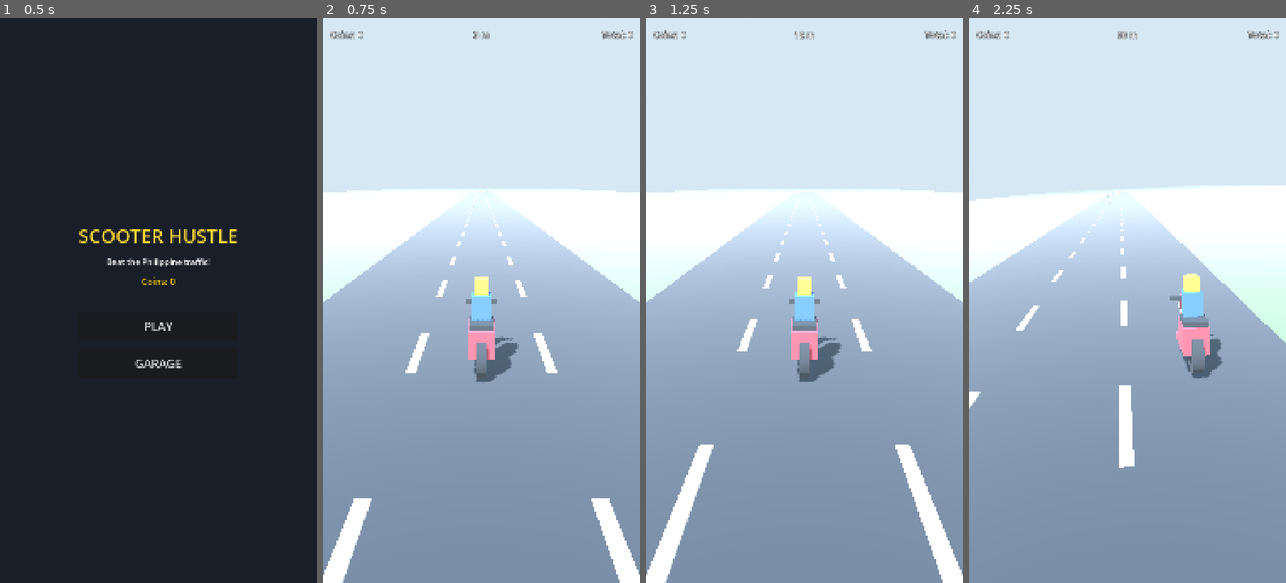
Above: before the commit, frames 1-4 (left to right).
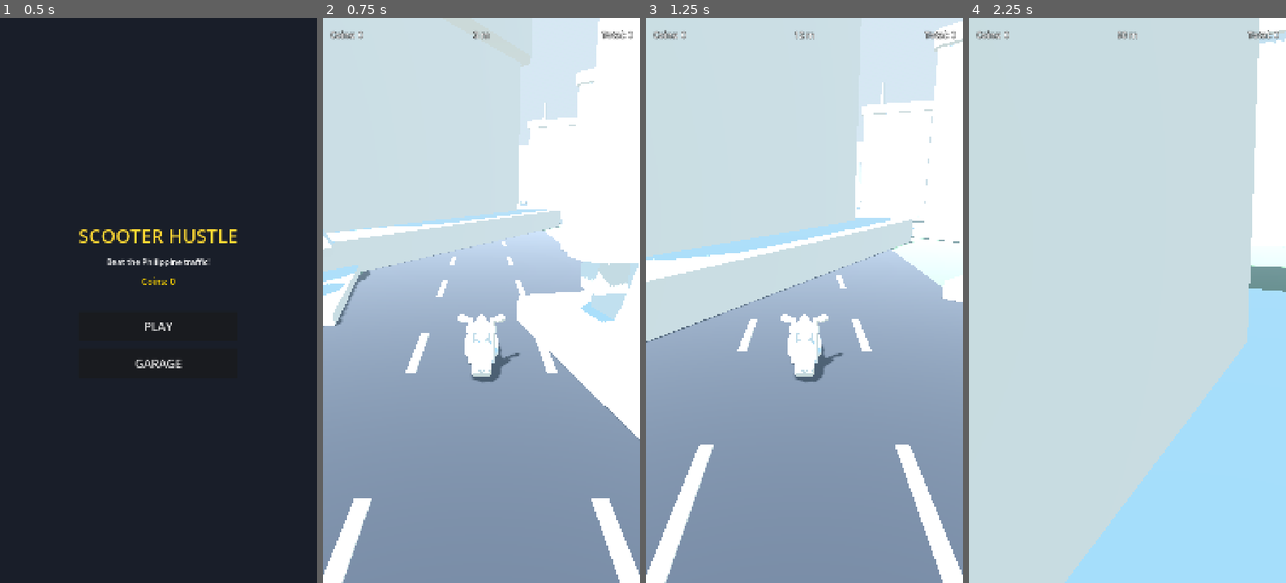
Above: after the commit, the same moments.

Repository: daveph74/ScooterHustle3d
Game: Godot game, scene res://ui/MainMenu.tscn
Same seed, same stepped clock (60 frames per second), same inputs: the game is played once before the commit and once after it.
Inputs (mouse positions are in pixels of both pictures, inside the frame that each line leads up to):
- Up to frame 1 (0.5 s): no input
- Up to frame 2 (0.75 s): click "PLAY" at 0.5 s
- Up to frame 3 (1.25 s): no input
- Up to frame 4 (2.25 s): move the mouse to (1197, 272) at 1.27 s; hold Right (move_right) 1.28-2 s; click (1197, 272) at 1.42 s; drag from (1064, 328) to (1111, 413) at 2.02 s

Frame 1 is identical in both runs. In frame 2, 23% of the frame differs, in the area x 0-100%, y 0-75%; in frame 3, 19%; in frame 4, 66%, in the area x 0-100%, y 0-100%.

Commit message:
Use Kenney 3D models for vehicles and roadside scenery
Add MIT-licensed Kenney models (Racing + City Builder starter kits):
- Player now uses the motorcycle model; jeepney/bus/car use truck models
  (recoloured/resized); tricycle stays procedural (no off-the-shelf model)
- Roadside buildings + trees scroll past on both sides for a city feel
- New systems/ModelUtil.gd auto-fits any .glb to a target size by measuring
  its bounding box, so models work regardless of native scale; a FACES_BACK
  flag flips orientation if needed
- CREDITS.md documents the MIT attribution; README updated

Co-Authored-By: Claude Opus 4.8 <noreply@anthropic.com>
Claude-Session: https://claude.ai/code/session_01PHLVEVPJpfCS2xU3BfnMgD

Diff:
--- a/scenes/Game.tscn
+++ b/scenes/Game.tscn
@@ -56,6 +56,8 @@
 
 [node name="CoinContainer" type="Node3D" parent="."]
 
+[node name="SceneryContainer" type="Node3D" parent="."]
+
 [node name="Player" parent="." instance=ExtResource("2")]
 transform = Transform3D(1, 0, 0, 0, 1, 0, 0, 0, 1, 0, 0, 0)
 
--- a/scripts/Game.gd
+++ b/scripts/Game.gd
@@ -16,6 +16,20 @@
 const TRAFFIC_SCENE := preload("res://traffic/TrafficVehicle.tscn")
 const COIN_SCENE := preload("res://scenes/Coin.tscn")
 
+# Roadside scenery models (Kenney "City Kit", MIT licensed). Buildings and
+# trees are placed off to the sides and scroll past for a sense of a city.
+const BUILDING_MODELS := [
+	preload("res://models/building-small-a.glb"),
+	preload("res://models/building-small-b.glb"),
+	preload("res://models/building-small-c.glb"),
+	preload("res://models/building-small-d.glb"),
+	preload("res://models/building-garage.glb"),
+]
+const TREE_MODELS := [
+	preload("res://models/grass-trees.glb"),
+	preload("res://models/grass-trees-tall.glb"),
+]
+
 # --- Lane layout (must match Player.gd) -----------------------------------
 const LANE_WIDTH := 2.5
 const LANES_X := [-2.5, 0.0, 2.5]   # world X of the three lane centres
@@ -46,6 +60,9 @@
 var traffic_interval := 1.5    # seconds between traffic spawns (shrinks over time)
 var coin_timer := 0.0
 var coin_interval := 1.7
+var scenery_timer := 0.0
+var scenery_interval := 0.9       # seconds between roadside props
+var _scenery_left := true         # alternate sides as we spawn
 
 # --- Screen shake ---------------------------------------------------------
 var shake_strength := 0.0
@@ -65,6 +82,7 @@
 @onready var road_container: Node3D = $RoadContainer
 @onready var traffic_container: Node3D = $TrafficContainer
 @onready var coin_container: Node3D = $CoinContainer
+@onready var scenery_container: Node3D = $SceneryContainer
 @onready var hud := $HUD
 @onready var game_over := $GameOverLayer
 
@@ -72,6 +90,7 @@
 func _ready() -> void:
 	_make_road_materials()
 	_build_road()
+	_prewarm_scenery()
 
 	# Aim the sun down and across so the boxes cast nice shadows.
 	sun.rotation_degrees = Vector3(-55, -35, 0)
@@ -121,6 +140,7 @@
 	# Traffic moves a little faster than the road so it feels like oncoming.
 	_scroll_traffic((speed + traffic_extra_speed) * delta)
 	_scroll_coins(move)
+	_scroll_scenery(move)
 
 	# --- Spawning ---------------------------------------------------------
 	traffic_timer -= delta
@@ -132,6 +152,11 @@
 	if coin_timer <= 0.0:
 		coin_timer = coin_interval
 		_spawn_coin_line()
+
+	scenery_timer -= delta
+	if scenery_timer <= 0.0:
+		scenery_timer = scenery_interval
+		_spawn_scenery_at(SPAWN_Z)
 
 	# --- HUD + camera + shake --------------------------------------------
 	hud.set_score(score)
@@ -267,6 +292,45 @@
 
 
 # ==========================================================================
+#  ROADSIDE SCENERY (buildings & trees)
+# ==========================================================================
+
+## Fill the road sides with scenery at startup so the world isn't empty.
+func _prewarm_scenery() -> void:
+	var z := SPAWN_Z
+	while z < DESPAWN_Z:
+		_spawn_scenery_at(z)
+		z += randf_range(5.0, 9.0)
+
+
+## Spawn one building or tree just off the road, on alternating sides.
+func _spawn_scenery_at(z: float) -> void:
+	_scenery_left = not _scenery_left
+	var side := -1.0 if _scenery_left else 1.0
+
+	var holder: Node3D
+	if randf() < 0.45:
+		# A clump of trees, sitting close to the road edge.
+		var model: PackedScene = TREE_MODELS[randi() % TREE_MODELS.size()]
+		holder = ModelUtil.instance_fitted(scenery_container, model, Vector3(3, randf_range(3.0, 5.0), 3), "height", false)
+		holder.position = Vector3(side * randf_range(6.0, 9.0), 0.0, z)
+	else:
+		# A building, set back a little further.
+		var model: PackedScene = BUILDING_MODELS[randi() % BUILDING_MODELS.size()]
+		holder = ModelUtil.instance_fitted(scenery_container, model, Vector3(8, randf_range(7.0, 16.0), 8), "height", false)
+		holder.position = Vector3(side * randf_range(8.0, 13.0), 0.0, z)
+
+	holder.rotate_y(randf_range(0.0, TAU))
+
+
+func _scroll_scenery(amount: float) -> void:
+	for prop in scenery_container.get_children():
+		prop.position.z += amount
+		if prop.position.z > DESPAWN_Z + 6.0:
+			prop.queue_free()
+
+
+# ==========================================================================
 #  CAMERA, SHAKE & FEEDBACK
 # ==========================================================================
 
--- /dev/null
+++ b/systems/ModelUtil.gd
@@ -0,0 +1,75 @@
+extends RefCounted
+class_name ModelUtil
+## Helper for dropping imported 3D models (.glb) into the game at the right size.
+##
+## Imported models come in all sorts of native scales and pivot points. Rather
+## than hand-tuning numbers for every model, this fits a model to a target size
+## automatically: it measures the model's bounding box, scales it uniformly to
+## match, centres it left-right and front-back, and sits it on the ground (y=0).
+##
+## Returns a "holder" Node3D placed at the parent's origin. The CALLER can then
+## freely move/rotate that holder (e.g. to position scenery) without disturbing
+## the fit, because all the fitting happens on an inner pivot node.
+
+## fit_axis:
+##   "length" - scale so the longest horizontal side matches target.z (vehicles)
+##   "height" - scale so the height matches target.y (buildings, trees)
+static func instance_fitted(parent: Node3D, packed: PackedScene, target: Vector3, fit_axis: String, face_back: bool) -> Node3D:
+	var holder := Node3D.new()
+	parent.add_child(holder)
+
+	var pivot := Node3D.new()
+	holder.add_child(pivot)
+
+	var model := packed.instantiate()
+	pivot.add_child(model)
+
+	# Turn the model around if it faces the wrong way.
+	if face_back:
+		model.rotate_y(PI)
+
+	# Measure the model (in pivot space) and fit it.
+	var aabb := _local_aabb(pivot, model)
+	if aabb.size.x > 0.0001 or aabb.size.y > 0.0001 or aabb.size.z > 0.0001:
+		var scale := 1.0
+		if fit_axis == "height":
+			scale = target.y / maxf(aabb.size.y, 0.001)
+		else:
+			scale = target.z / maxf(maxf(aabb.size.x, aabb.size.z), 0.001)
+		pivot.scale = Vector3(scale, scale, scale)
+		# Centre horizontally, drop bottom to y=0.
+		pivot.position = Vector3(
+			-scale * (aabb.position.x + aabb.size.x * 0.5),
+			-scale * aabb.position.y,
+			-scale * (aabb.position.z + aabb.size.z * 0.5)
+		)
+
+	return holder
+
+
+## Merge the bounding boxes of every visual mesh under "root", expressed in
+## "reference" node's local space.
+static func _local_aabb(reference: Node3D, root: Node3D) -> AABB:
+	var visuals: Array[VisualInstance3D] = []
+	_gather_visuals(root, visuals)
+
+	var result := AABB()
+	var started := false
+	var ref_inverse := reference.global_transform.affine_inverse()
+	for visual in visuals:
+		var box := visual.get_aabb()
+		var relative := ref_inverse * visual.global_transform
+		var transformed := relative * box
+		if not started:
+			result = transformed
+			started = true
+		else:
+			result = result.merge(transformed)
+	return result
+
+
+static func _gather_visuals(node: Node, out: Array[VisualInstance3D]) -> void:
+	if node is VisualInstance3D:
+		out.append(node)
+	for child in node.get_children():
+		_gather_visuals(child, out)
--- a/traffic/TrafficVehicle.gd
+++ b/traffic/TrafficVehicle.gd
@@ -4,15 +4,24 @@
 ##
 ## There is deliberately NO AI here. Traffic does not steer, brake, overtake or
 ## change lanes. It simply sits in its lane while the world scrolls it toward
-## the player (the actual movement is handled centrally in Game.gd).
+## the player (movement is handled centrally in Game.gd).
 ##
-## The only job of this script is to assemble a simple low-poly model for one
-## of the four Philippine traffic types out of boxes and cylinder wheels, and
-## to size the collision box to match.
+## Most types use Kenney "Car Kit" vehicle models (MIT licensed), auto-fitted to
+## size. The tricycle has no off-the-shelf model, so it is still hand-built from
+## primitives - a motorbike with a covered passenger sidecar.
 
-# Shared colours.
-const GLASS := Color(0.55, 0.75, 0.9)   # windows
-const TYRE := Color(0.1, 0.1, 0.12)     # wheels
+# Kenney truck models, re-used (with different colours) for the larger vehicles.
+const TRUCK_RED := preload("res://models/vehicle-truck-red.glb")
+const TRUCK_YELLOW := preload("res://models/vehicle-truck-yellow.glb")
+const TRUCK_GREEN := preload("res://models/vehicle-truck-green.glb")
+
+# Traffic drives toward the player, so the models are turned to face +Z.
+# Flip this if a model ends up pointing the wrong way.
+const TRAFFIC_FACES_BACK := true
+
+# Colours for the hand-built tricycle.
+const GLASS := Color(0.55, 0.75, 0.9)
+const TYRE := Color(0.1, 0.1, 0.12)
 
 
 func _ready() -> void:
@@ -28,21 +37,18 @@
 
 	match vehicle_type:
 		"jeepney":
-			# Long, low and brightly painted - the icon of Philippine roads.
 			bounds = Vector3(1.7, 1.7, 3.8)
-			_build_boxy(bounds, Color(0.9, 0.3, 0.15))
+			_use_model(TRUCK_GREEN, bounds)
 		"bus":
-			# The big, tall, scary one.
 			bounds = Vector3(1.9, 2.2, 5.2)
-			_build_boxy(bounds, Color(0.2, 0.45, 0.85))
+			_use_model(TRUCK_RED, bounds)
 		"tricycle":
-			# A motorbike with a passenger sidecar.
 			bounds = Vector3(1.5, 1.4, 2.0)
 			_build_tricycle(bounds, Color(0.95, 0.8, 0.15))
 		_:
 			# Default = an ordinary car.
 			bounds = Vector3(1.5, 1.4, 2.6)
-			_build_car(bounds, Color(0.85, 0.85, 0.9))
+			_use_model(TRUCK_YELLOW, bounds)
 
 	# Collision box = the overall bounds, sitting on the road.
 	var shape := BoxShape3D.new()
@@ -51,31 +57,12 @@
 	$CollisionShape3D.position.y = bounds.y * 0.5
 
 
-# --- Model builders -------------------------------------------------------
-
-## A tall box vehicle with a window strip, roof and four wheels (jeepney/bus).
-func _build_boxy(bounds: Vector3, color: Color) -> void:
-	var w := bounds.x
-	var h := bounds.y
-	var l := bounds.z
-	_box(Vector3(w, h * 0.78, l), Vector3(0, h * 0.4, 0), color)                  # body
-	_box(Vector3(w * 1.02, h * 0.28, l * 0.9), Vector3(0, h * 0.66, 0), GLASS)    # windows
-	_box(Vector3(w, h * 0.14, l), Vector3(0, h * 0.86, 0), color)                 # roof
-	_corner_wheels(w, l, 0.36)
+## Drop in an imported model, auto-fitted to the given bounds.
+func _use_model(packed: PackedScene, bounds: Vector3) -> void:
+	ModelUtil.instance_fitted($Model, packed, bounds, "length", TRAFFIC_FACES_BACK)
 
 
-## A lower body with a shorter cabin on top (car).
-func _build_car(bounds: Vector3, color: Color) -> void:
-	var w := bounds.x
-	var h := bounds.y
-	var l := bounds.z
-	_box(Vector3(w, h * 0.5, l), Vector3(0, h * 0.32, 0), color)                  # lower body
-	_box(Vector3(w * 0.92, h * 0.42, l * 0.55), Vector3(0, h * 0.68, -0.05), color) # cabin
-	_box(Vector3(w * 0.94, h * 0.3, l * 0.5), Vector3(0, h * 0.7, -0.05), GLASS)  # windows
-	_corner_wheels(w, l, 0.34)
-
-
-## A narrow motorbike on the left with a covered passenger sidecar on the right.
+# --- Hand-built tricycle: a motorbike on the left, sidecar on the right ----
 func _build_tricycle(bounds: Vector3, color: Color) -> void:
 	var w := bounds.x
 	var h := bounds.y
@@ -93,17 +80,7 @@
 	_wheel(0.28, Vector3(w * 0.4, 0.28, l * 0.15), TYRE)
 
 
-# --- Small primitive helpers ----------------------------------------------
-
-## Four wheels, one at each corner of a (w long) footprint.
-func _corner_wheels(w: float, l: float, radius: float) -> void:
-	var x := w * 0.45
-	var z := l * 0.32
-	for side_x in [-x, x]:
-		for side_z in [-z, z]:
-			_wheel(radius, Vector3(side_x, radius, side_z), TYRE)
-
-
+# --- Small primitive helpers (used by the tricycle) -----------------------
 func _box(size: Vector3, pos: Vector3, color: Color) -> MeshInstance3D:
 	var mesh_instance := MeshInstance3D.new()
 	var mesh := BoxMesh.new()
--- a/vehicles/Player.gd
+++ b/vehicles/Player.gd
@@ -27,6 +27,13 @@
 # Once we crash we stop responding to input.
 var alive := true
 
+# --- Visual model ---------------------------------------------------------
+# The scooter mesh (Kenney "Car Kit" motorcycle, MIT licensed). The model is
+# auto-scaled to fit, so we only ever tweak this facing flag if it points the
+# wrong way down the road.
+const SCOOTER_MODEL := preload("res://models/vehicle-motorcycle.glb")
+const SCOOTER_FACES_BACK := false
+
 # --- Swipe detection ------------------------------------------------------
 var _touching := false
 var _touch_start_x := 0.0
@@ -34,8 +41,8 @@
 
 
 func _ready() -> void:
-	# Build the low-poly scooter + rider out of simple primitives.
-	_build_scooter()
+	# Drop in the scooter model, auto-fitted to the player's size.
+	ModelUtil.instance_fitted($Model, SCOOTER_MODEL, Vector3(0.9, 1.2, 1.9), "length", SCOOTER_FACES_BACK)
 
 	# Read the selected scooter's handling so better bikes feel snappier.
 	var scooter := GameData.get_selected_scooter()
@@ -124,64 +131,3 @@
 func _die() -> void:
 	alive = false
 	crashed.emit()
-
-
-# --- Building the scooter model (forward is -Z, so the front is at -Z) -----
-func _build_scooter() -> void:
-	var body := Color(0.85, 0.2, 0.25)        # red scooter paint
-	var dark := Color(0.12, 0.12, 0.14)        # tyres / seat
-	var helmet := Color(0.95, 0.82, 0.15)      # rider helmet
-
-	# Floor deck the rider stands on.
-	_box(Vector3(0.42, 0.12, 1.0), Vector3(0, 0.34, 0.05), body)
-	# Rear body / engine cover.
-	_box(Vector3(0.46, 0.5, 0.7), Vector3(0, 0.6, 0.35), body)
-	# Seat.
-	_box(Vector3(0.42, 0.16, 0.5), Vector3(0, 0.86, 0.4), dark)
-	# Front steering column.
-	_box(Vector3(0.16, 0.7, 0.18), Vector3(0, 0.72, -0.6), body)
-	# Handlebars.
-	_box(Vector3(0.6, 0.08, 0.08), Vector3(0, 1.02, -0.58), dark)
-	# Headlight.
-	_box(Vector3(0.2, 0.18, 0.1), Vector3(0, 0.78, -0.72), Color(1, 0.95, 0.7))
-	# Wheels.
-	_wheel(0.32, Vector3(0, 0.32, -0.66), dark)
-	_wheel(0.34, Vector3(0, 0.34, 0.6), dark)
-
-	# Rider sitting on the seat.
-	_box(Vector3(0.34, 0.5, 0.32), Vector3(0, 1.12, 0.2), Color(0.2, 0.35, 0.7))   # torso
-	_box(Vector3(0.26, 0.28, 0.28), Vector3(0, 1.48, 0.12), helmet)                # head
-
-
-# Add a coloured box to the Model node and return it.
-func _box(size: Vector3, pos: Vector3, color: Color) -> MeshInstance3D:
-	var mesh_instance := MeshInstance3D.new()
-	var mesh := BoxMesh.new()
-	mesh.size = size
-	mesh_instance.mesh = mesh
-	mesh_instance.position = pos
-	var material := StandardMaterial3D.new()
-	material.albedo_color = color
-	material.roughness = 0.7
-	mesh_instance.material_override = material
-	$Model.add_child(mesh_instance)
-	return mesh_instance
-
-
-# Add a wheel (a cylinder turned so its axle runs left-right across the bike).
-func _wheel(radius: float, pos: Vector3, color: Color) -> MeshInstance3D:
-	var mesh_instance := MeshInstance3D.new()
-	var mesh := CylinderMesh.new()
-	mesh.top_radius = radius
-	mesh.bottom_radius = radius
-	mesh.height = 0.18
-	mesh.radial_segments = 16
-	mesh_instance.mesh = mesh
-	mesh_instance.position = pos
-	mesh_instance.rotation_degrees = Vector3(0, 0, 90)   # spin axis -> X (left-right)
-	var material := StandardMaterial3D.new()
-	material.albedo_color = color
-	material.roughness = 0.9
-	mesh_instance.material_override = material
-	$Model.add_child(mesh_instance)
-	return mesh_instance
Binary file added: models/building-garage.glb
Binary file added: models/building-small-a.glb
Binary file added: models/building-small-b.glb
Binary file added: models/building-small-c.glb
Binary file added: models/building-small-d.glb
Binary file added: models/grass-trees-tall.glb
Binary file added: models/grass-trees.glb
Binary file added: models/vehicle-motorcycle.glb
Binary file added: models/vehicle-truck-green.glb
Binary file added: models/vehicle-truck-red.glb
Binary file added: models/vehicle-truck-yellow.glb
Not shown, added: CREDITS.md
(and 1 more such lines)
